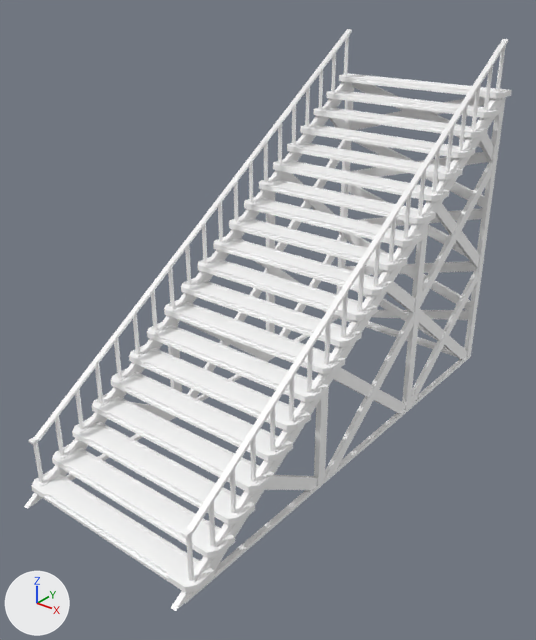
Renders of the FBX model Assets/PolygonSciFiSpace/Models/SM_Prop_Stairs_02.fbx from each side of a commit.
The view is the same before and after, from a 50 mm camera at (4.85, -12.35, 6.93) aimed at (-1.45, -4.47, 2.05). Arrows for +X, +Y and +Z are at lower left; the lights stay in place. Where no turn or scale is listed for an object, it has been applied to the vertices. Vertices at the same position are counted once.

Script lines for the objects in view, before the commit:
```python
me_mesh = bpy.data.meshes.new('Mesh')
me_mesh.from_pydata(...)  # 2179 vertices, 1615 faces; spans x -3.12..0.08, y -8.02..0.02, z -0.01..5.8
me_mesh.materials.append(mat_lambert1)  # its picture is missing
ob_sm_prop_stairs_02 = bpy.data.objects.new('SM_Prop_Stairs_02', me_mesh)
ob_sm_prop_stairs_02.location = (0.0, 0.0, 0.0)
```
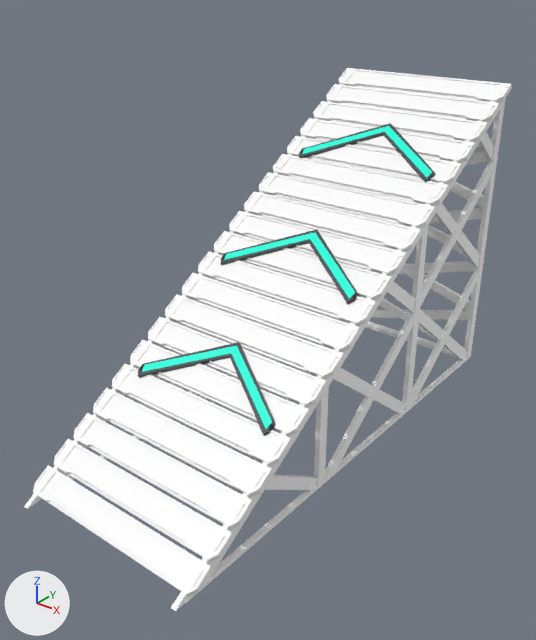
Where the change shows, as pixel boxes [x1, y1, x2, y2] in the pictures (536 x 640 px; the box of a moved part takes in the faces that stretch with it):
'SM_Prop_Stairs_02', reshaped (7% shorter)
    before: [24, 29, 512, 611]
    after: [24, 68, 512, 611]
part 1 of me_mesh, moved or reshaped
    before: [164, 300, 345, 374]
    after: [165, 294, 345, 379]
part 2 of me_mesh, moved or reshaped
    before: [52, 444, 235, 558]
    after: [54, 439, 234, 562]
part 3 of me_mesh, moved or reshaped
    before: [300, 124, 475, 158]
    after: [300, 118, 475, 163]
part 4 of me_mesh, moved or reshaped
    before: [339, 73, 512, 98]
    after: [339, 68, 512, 103]
part 5 of me_mesh, moved or reshaped
    before: [213, 236, 393, 296]
    after: [214, 231, 393, 301]
part 6 of me_mesh, moved or reshaped
    before: [181, 278, 362, 347]
    after: [182, 273, 361, 353]
part 7 of me_mesh, moved or reshaped
    before: [92, 393, 274, 493]
    after: [93, 388, 274, 497]
part 8 of me_mesh, moved or reshaped
    before: [147, 322, 329, 402]
    after: [148, 317, 328, 407]
part 9 of me_mesh, moved or reshaped
    before: [72, 417, 255, 525]
    after: [74, 413, 254, 529]
part 10 of me_mesh, moved or reshaped
    before: [111, 369, 293, 461]
    after: [112, 363, 293, 466]
part 11 of me_mesh, moved or reshaped
    before: [273, 160, 449, 201]
    after: [273, 154, 449, 206]
part 12 of me_mesh, moved or reshaped
    before: [129, 345, 311, 431]
    after: [130, 340, 311, 436]
part 13 of me_mesh, moved or reshaped
    before: [287, 141, 463, 180]
    after: [287, 136, 463, 184]
part 14 of me_mesh, moved or reshaped
    before: [259, 178, 436, 224]
    after: [259, 172, 436, 229]
part 15 of me_mesh, moved or reshaped
    before: [31, 470, 215, 593]
    after: [33, 465, 214, 596]
part 16 of me_mesh, moved or reshaped
    before: [244, 197, 422, 247]
    after: [244, 191, 422, 252]
part 17 of me_mesh, moved or reshaped
    before: [198, 257, 377, 321]
    after: [198, 252, 377, 326]
part 18 of me_mesh, moved or reshaped
    before: [314, 107, 488, 138]
    after: [313, 101, 488, 142]
part 19 of me_mesh, moved or reshaped
    before: [326, 91, 500, 118]
    after: [326, 84, 500, 122]
part 20 of me_mesh, moved or reshaped
    before: [229, 216, 408, 271]
    after: [229, 211, 407, 276]
part 21 of me_mesh, added (cyan)
    after: [221, 229, 359, 304]
part 22 of me_mesh, added (cyan)
    after: [138, 342, 276, 436]
part 23 of me_mesh, added (cyan)
    after: [299, 123, 436, 183]
part 24 of me_mesh, deleted
    before: [33, 36, 506, 581]

What changed in the scene script:
```text
Change me_mesh:
    remove me_mesh.from_pydata(...)  # 2179 vertices, 1615 faces; spans x -3.12..0.08, y -8.02..0.02, z -0.01..5.8
    add me_mesh.from_pydata(...)  # 1841 vertices, 1473 faces; spans x -3.12..0.08, y -8.02..0.01, z -0.01..5.11
    me_mesh part 1: the loose piece of 54 vertices spanning x -3.12..0.08, y -5.11..-4.68, z 1.91..2.0 is turned 32.2 degrees about the x axis through its middle
    me_mesh part 2: the loose piece of 54 vertices spanning x -3.12..0.08, y -7.46..-7.04, z 0.41..0.49 is turned 32.2 degrees about the x axis through its middle
    me_mesh part 3: the loose piece of 54 vertices spanning x -3.12..0.08, y -1.58..-1.16, z 4.16..4.25 is turned 32.2 degrees about the x axis through its middle
    me_mesh part 4: the loose piece of 54 vertices spanning x -3.12..0.08, y -0.4..0.02, z 4.91..5.0 is turned 32.2 degrees about the x axis through its middle
    me_mesh part 5: the loose piece of 54 vertices spanning x -3.12..0.08, y -3.93..-3.51, z 2.66..2.75 is turned 32.2 degrees about the x axis through its middle
    me_mesh part 6: the loose piece of 54 vertices spanning x -3.12..0.08, y -4.71..-4.29, z 2.16..2.25 is turned 32.2 degrees about the x axis through its middle
    me_mesh part 7: the loose piece of 54 vertices spanning x -3.12..0.08, y -6.67..-6.25, z 0.91..0.99 is turned 32.2 degrees about the x axis through its middle
    me_mesh part 8: the loose piece of 54 vertices spanning x -3.12..0.08, y -5.5..-5.08, z 1.66..1.75 is turned 32.2 degrees about the x axis through its middle
    me_mesh part 9: the loose piece of 54 vertices spanning x -3.12..0.08, y -7.07..-6.64, z 0.66..0.74 is turned 32.2 degrees about the x axis through its middle
    me_mesh part 10: the loose piece of 54 vertices spanning x -3.12..0.08, y -6.28..-5.86, z 1.16..1.25 is turned 32.2 degrees about the x axis through its middle
    me_mesh part 11: the loose piece of 54 vertices spanning x -3.12..0.08, y -2.36..-1.94, z 3.66..3.75 is turned 32.2 degrees about the x axis through its middle
    me_mesh part 12: the loose piece of 54 vertices spanning x -3.12..0.08, y -5.89..-5.47, z 1.41..1.5 is turned 32.2 degrees about the x axis through its middle
    me_mesh part 13: the loose piece of 54 vertices spanning x -3.12..0.08, y -1.97..-1.55, z 3.91..4.0 is turned 32.2 degrees about the x axis through its middle
    me_mesh part 14: the loose piece of 54 vertices spanning x -3.12..0.08, y -2.75..-2.33, z 3.41..3.5 is turned 32.2 degrees about the x axis through its middle
    me_mesh part 15: the loose piece of 54 vertices spanning x -3.12..0.08, y -7.85..-7.43, z 0.16..0.24 is turned 32.2 degrees about the x axis through its middle
    me_mesh part 16: the loose piece of 54 vertices spanning x -3.12..0.08, y -3.15..-2.72, z 3.16..3.25 is turned 32.2 degrees about the x axis through its middle
    me_mesh part 17: the loose piece of 54 vertices spanning x -3.12..0.08, y -4.32..-3.9, z 2.41..2.5 is turned 32.2 degrees about the x axis through its middle
    me_mesh part 18: the loose piece of 54 vertices spanning x -3.12..0.08, y -1.19..-0.76, z 4.41..4.5 is turned 32.2 degrees about the x axis through its middle
    me_mesh part 19: the loose piece of 54 vertices spanning x -3.12..0.08, y -0.79..-0.37, z 4.66..4.75 is turned 32.2 degrees about the x axis through its middle
    me_mesh part 20: the loose piece of 54 vertices spanning x -3.12..0.08, y -3.54..-3.12, z 2.91..3.0 is turned 32.2 degrees about the x axis through its middle
    me_mesh part 21: a new loose piece of 30 vertices spanning x -2.78..-0.22, y -4.13..-3.15, z 2.5..3.12, in mat_scifi1 (picture img_polygonscifispace_texture_03_a_png)
    me_mesh part 22: a new loose piece of 30 vertices spanning x -2.78..-0.22, y -6.03..-5.06, z 1.28..1.91, in mat_scifi1 (picture img_polygonscifispace_texture_03_a_png)
    me_mesh part 23: a new loose piece of 30 vertices spanning x -2.78..-0.22, y -2.05..-1.08, z 3.82..4.45, in mat_scifi1 (picture img_polygonscifispace_texture_03_a_png)
    me_mesh part 24: 40 loose pieces with 400 vertices, spanning x -3.02..-0.02, y -7.74..-0.22, z 0.23..5.75, are deleted
    me_mesh part 25: 14 vertices removed from x -3.03..-2.94, y -7.78..-0.19, z 0.95..5.8
    me_mesh part 26: 14 vertices removed from x -0.1..-0.01, y -7.78..-0.19, z 0.95..5.8
    add me_mesh.materials.append(mat_scifi1)  # picture img_polygonscifispace_texture_03_a_png
```
